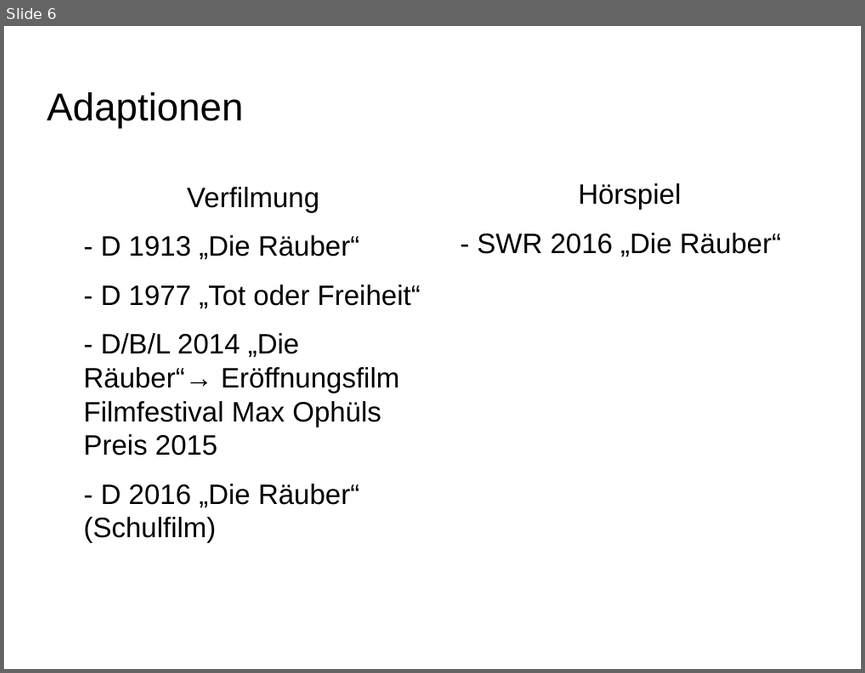
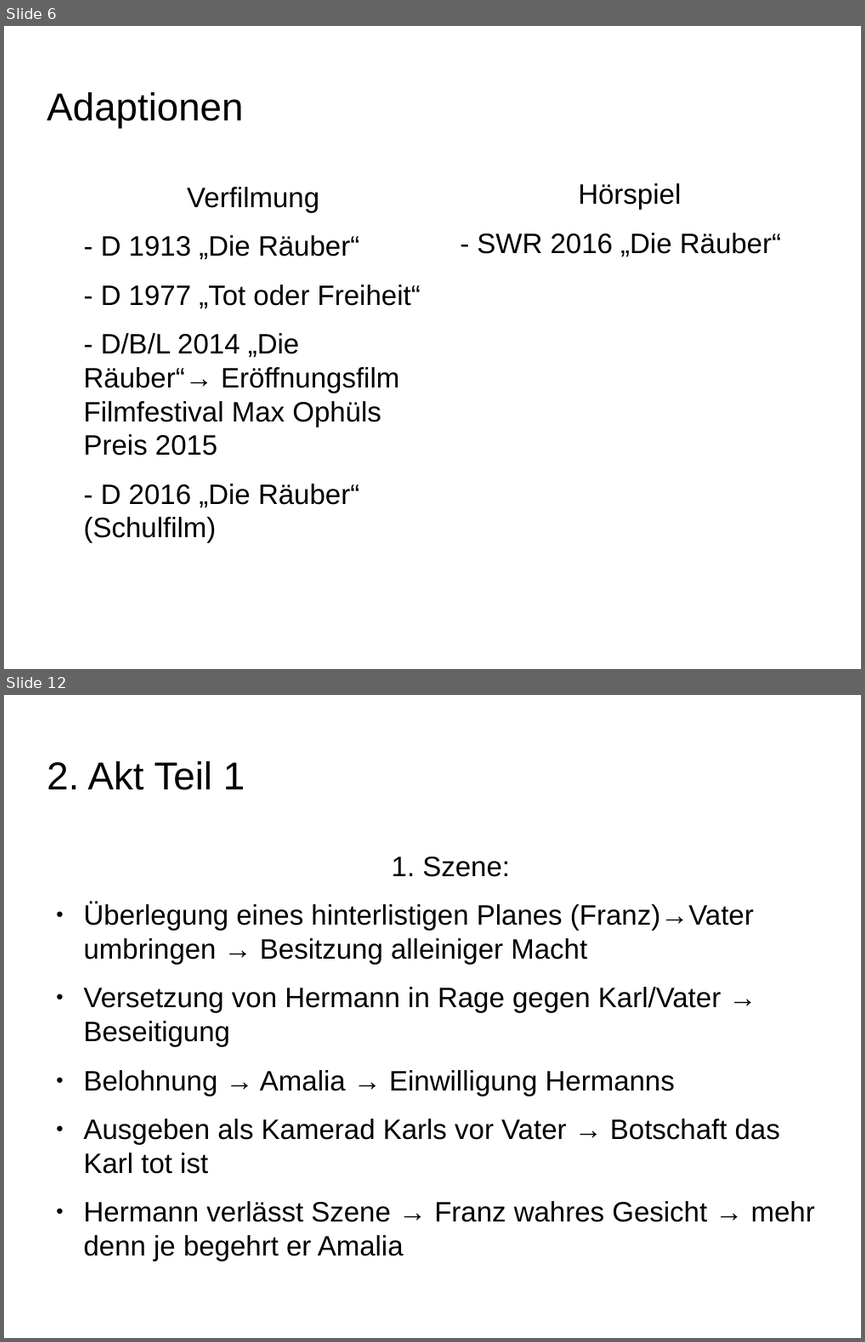
Before and after one commit to Galaxyqasar/Schule, a slide deck: Vortraege/Die_R-uber/Die_Raeuber.odp. Shown one above the other, each under a label of ours: slide 6 before the commit, slides 6 and 12 after it; the slides between them are not shown. The pictures are 865x673 and 865x1342 pixels, drawn with LibreOffice and Linux fonts; fonts in the diff are those of the drawing; background and template pictures are left out. Boxes give left, top, right and bottom in pixels: in the first picture for what was removed or moved away, otherwise in the second. Text is boxed around its words. In the diff, an @@ line names an element or a change of style, - is before the commit and + after.

```diff
--- a/Vortraege/Die_R-uber/Die_Raeuber.odp
+++ b/Vortraege/Die_R-uber/Die_Raeuber.odp
@@ slide 12 added at (4,695,861,1338), background picture (left out) @@
@@ title added at (46,761,245,790), 36 pt, text #000000 @@
+2. Akt Teil 1
@@ text added at (84,857,815,1261), 26 pt, text #000000 @@
+1. Szene:
+● Überlegung eines hinterlistigen Planes (Franz)→Vater umbringen → Besitzung alleiniger Macht
+● Versetzung von Hermann in Rage gegen Karl/Vater → Beseitigung
+● Belohnung → Amalia → Einwilligung Hermanns
+● Ausgeben als Kamerad Karls vor Vater → Botschaft das Karl tot ist
+● Hermann verlässt Szene → Franz wahres Gesicht → mehr denn je begehrt er Amalia
```
Also in this commit, not shown: 2 slides changed, 15 other slides added.
